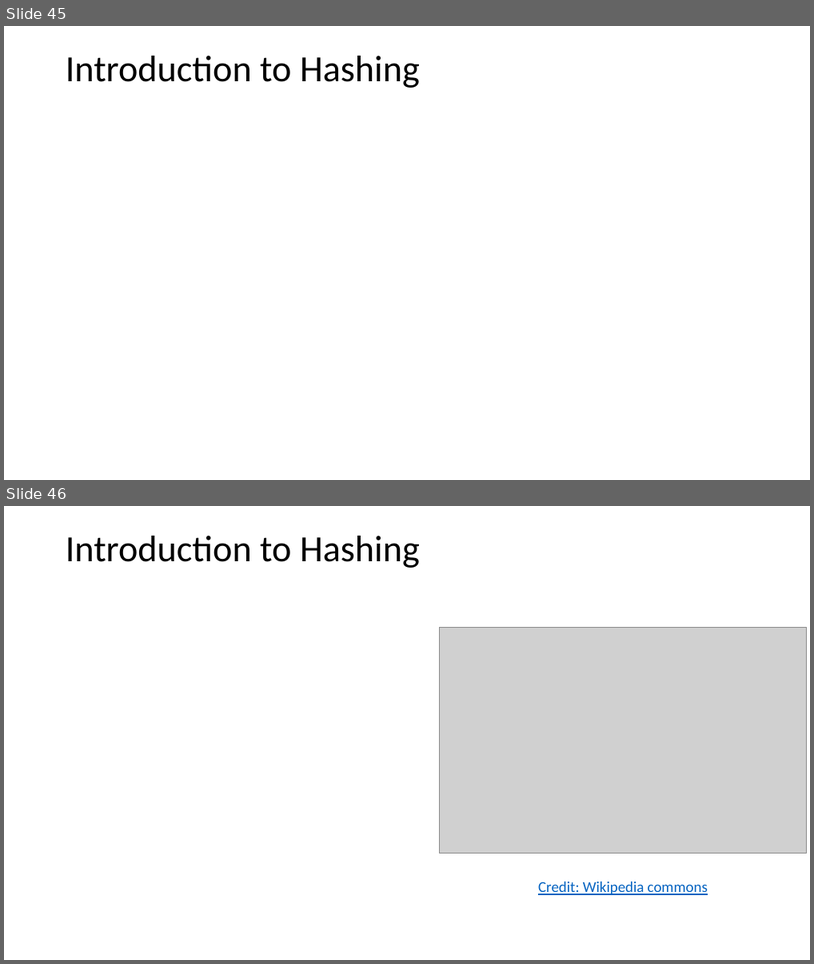
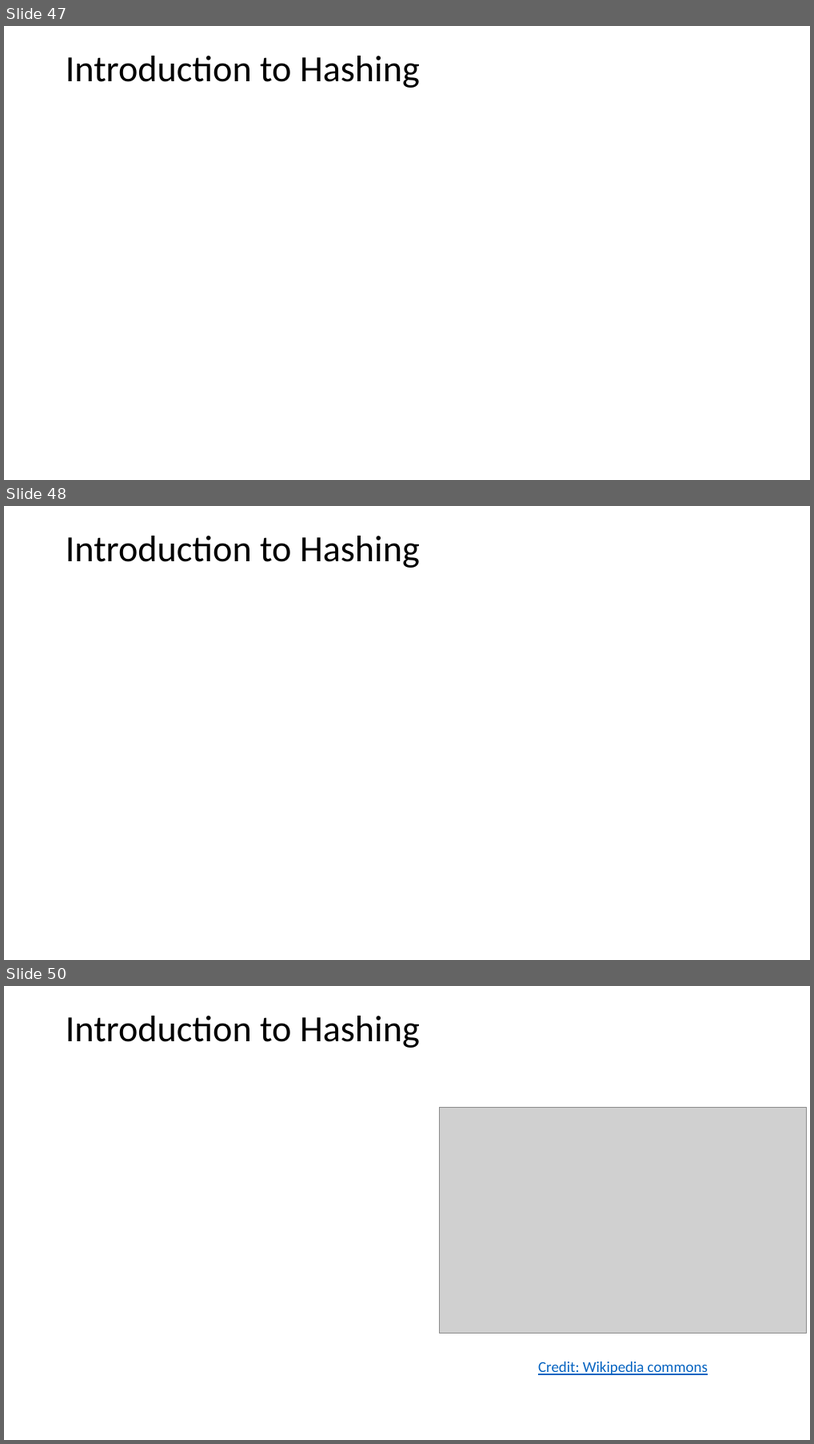
Before and after one commit to jonahneu/CSCI-E-108, a slide deck: slides/1_Introduction.pptx. Shown one above the other, each under a label of ours: slides 45 and 46 before the commit, slides 47, 48 and 50 after it; the slides between them are not shown. The pictures are 814x964 and 814x1444 pixels, drawn with LibreOffice and Linux fonts; fonts in the diff are those of the drawing; grey boxes stand for pictures. Boxes give left, top, right and bottom in pixels: in the first picture for what was removed or moved away, otherwise in the second. Text is boxed around its words. In the diff, an @@ line names an element or a change of style, - is before the commit and + after.

```diff
--- a/slides/1_Introduction.pptx
+++ b/slides/1_Introduction.pptx
@@ slide 48 added at box(4, 506, 810, 960), background #FFFFFF @@
@@ text added at box(66, 536, 420, 568), 44 pt, text #000000 @@
+Introduction to Hashing
@@ what was slide 45 is now slide 47 @@
@@ what was slide 46 is now slide 50 @@
```
Also in this commit, not shown: 4 slides changed, 5 other slides added, 2 slides removed.
